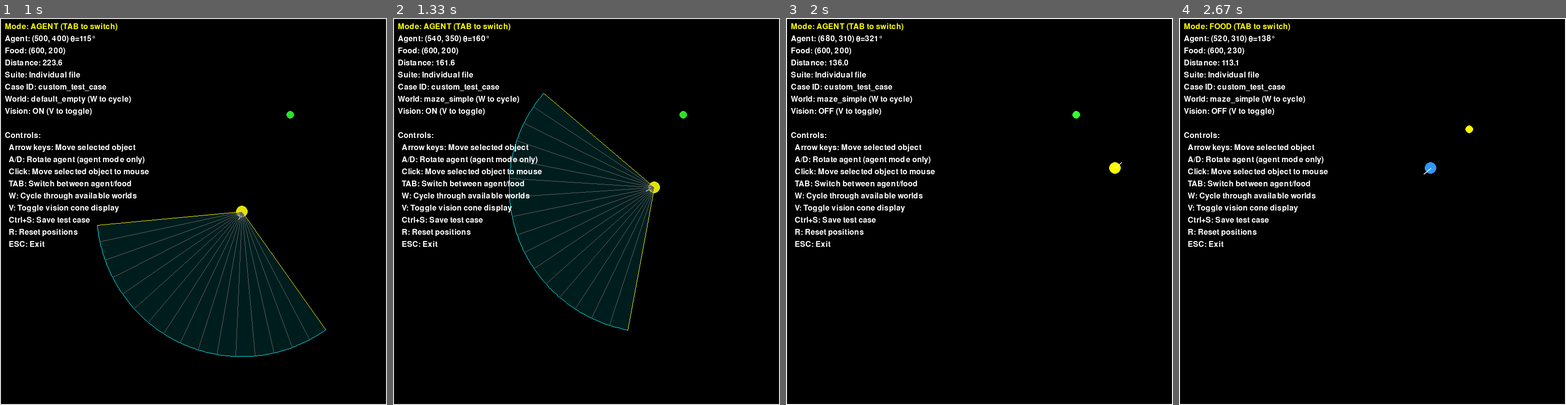
Above: before the commit, frames 1-4 (left to right).
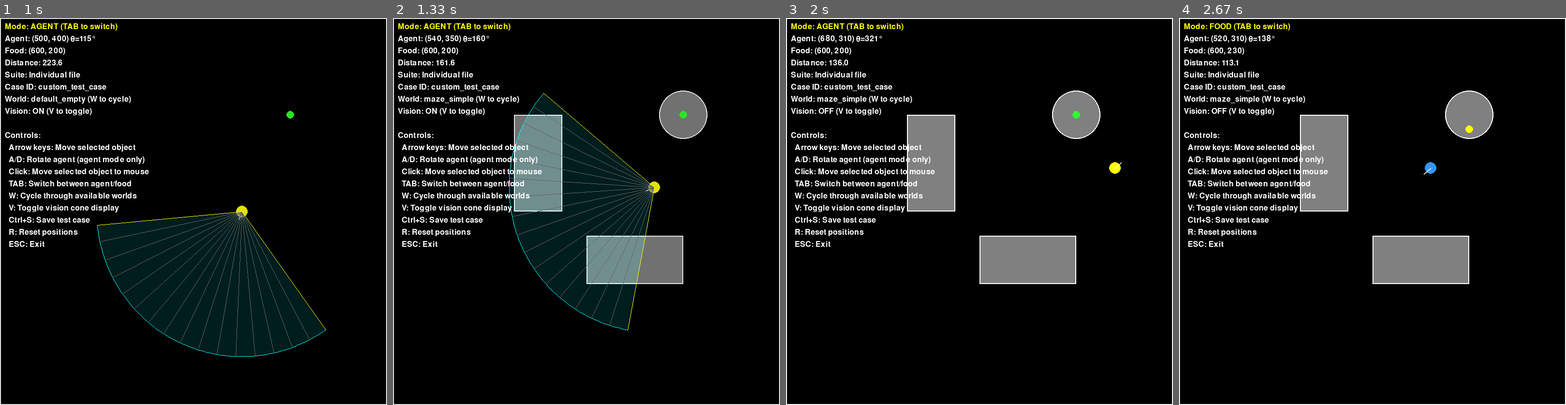
Above: after the commit, the same moments.

Repository: jdAlcorn/food_finder_sim
Game: pygame game, started from scripts/create_testcase.py
Same seed, same stepped clock (60 frames per second), same inputs: the game is played once before the commit and once after it.
Inputs:
- Up to frame 1 (1 s): tap W at 0.33 s; hold Right from 0.67 s (still down); hold D from 0.67 s (still down)
- Up to frame 2 (1.33 s): release Right at 1.13 s; release D at 1.13 s; hold Up from 1.17 s (still down); hold W from 1.17 s (still down)
- Up to frame 3 (2 s): release Up at 1.47 s; release W at 1.47 s; hold Right 1.5-1.97 s; hold D 1.5-1.97 s; tap V at 1.65 s
- Up to frame 4 (2.67 s): hold Left 2-2.53 s; hold A 2-2.53 s; hold Tab from 2.57 s (still down); hold Down from 2.57 s (still down); hold S from 2.57 s (still down)

Frame 1 is identical in both runs. In frame 2, 7.2% of the frame differs, in the area x 31-82%, y 18-69%; in frame 3, 7.3%; in frame 4, 7.3%.

Commit message:
add worlds to test case creator

Diff:
--- a/scripts/create_testcase.py
+++ b/scripts/create_testcase.py
@@ -96,6 +96,10 @@
         self.available_worlds = list_available_worlds()
         self.current_world_idx = 0  # Index into available_worlds (0 = default_empty)
 
+        # World geometry cache
+        self.current_world = None
+        self.world_obstacles = []  # List of obstacle shapes for rendering
+
         # Movement speed
         self.move_speed = 5.0
         self.rotation_speed = 0.1
@@ -131,6 +135,7 @@
                     # Cycle through available worlds
                     self.current_world_idx = (self.current_world_idx + 1) % len(self.available_worlds)
                     self.world_id = self.available_worlds[self.current_world_idx] if self.current_world_idx > 0 else None
+                    self.load_world_geometry()  # Load new world geometry
 
             elif event.type == pygame.MOUSEBUTTONDOWN:
                 if event.button == 1:  # Left click
@@ -196,6 +201,55 @@
         self.food_x = self.config.world_width * 0.75
         self.food_y = self.config.world_height * 0.25
 
+    def load_world_geometry(self):
+        """Load and cache world geometry for rendering"""
+        self.world_obstacles = []
+
+        if self.world_id and self.world_id != "default_empty":
+            try:
+                self.current_world = load_world(self.world_id)
+
+                # Convert world geometry to renderable obstacles
+                # Rectangle obstacles
+                for rect in self.current_world.geometry.rectangles:
+                    # Convert center+size to corner coordinates
+                    half_w = rect.width / 2
+                    half_h = rect.height / 2
+                    x1, y1 = rect.x - half_w, rect.y - half_h
+                    x2, y2 = rect.x + half_w, rect.y + half_h
+
+                    self.world_obstacles.append({
+                        'type': 'rectangle',
+                        'x1': x1, 'y1': y1, 'x2': x2, 'y2': y2,
+                        'color': (128, 128, 128)  # Gray
+                    })
+
+                # Circle obstacles
+                for circle in self.current_world.geometry.circles:
+                    self.world_obstacles.append({
+                        'type': 'circle',
+                        'x': circle.x, 'y': circle.y, 'radius': circle.radius,
+                        'color': (128, 128, 128)  # Gray
+                    })
+
+                # Segment obstacles
+                for segment in self.current_world.geometry.segments:
+                    self.world_obstacles.append({
+                        'type': 'segment',
+                        'x1': segment.x1, 'y1': segment.y1,
+                        'x2': segment.x2, 'y2': segment.y2,
+                        'color': (128, 128, 128)  # Gray
+                    })
+
+                print(f"Loaded world '{self.world_id}' with {len(self.world_obstacles)} obstacles")
+
+            except Exception as e:
+                print(f"Error loading world '{self.world_id}': {e}")
+                self.current_world = None
+                self.world_obstacles = []
+        else:
+            self.current_world = None
+
     def render(self):
         """Render the current state"""
         self.screen.fill(self.BLACK)
@@ -203,6 +257,25 @@
         # Draw border
         pygame.draw.rect(self.screen, self.WHITE,
                         (0, 0, self.config.world_width, self.config.world_height), 2)
+
+        # Draw world obstacles
+        for obstacle in self.world_obstacles:
+            if obstacle['type'] == 'rectangle':
+                x1, y1, x2, y2 = obstacle['x1'], obstacle['y1'], obstacle['x2'], obstacle['y2']
+                width = x2 - x1
+                height = y2 - y1
+                pygame.draw.rect(self.screen, obstacle['color'], (x1, y1, width, height))
+                pygame.draw.rect(self.screen, self.WHITE, (x1, y1, width, height), 2)  # Outline
+
+            elif obstacle['type'] == 'circle':
+                pygame.draw.circle(self.screen, obstacle['color'],
+                                 (int(obstacle['x']), int(obstacle['y'])), int(obstacle['radius']))
+                pygame.draw.circle(self.screen, self.WHITE,
+                                 (int(obstacle['x']), int(obstacle['y'])), int(obstacle['radius']), 2)  # Outline
+
+            elif obstacle['type'] == 'segment':
+                pygame.draw.line(self.screen, obstacle['color'],
+                               (obstacle['x1'], obstacle['y1']), (obstacle['x2'], obstacle['y2']), 3)
 
         # Draw food
         food_color = self.YELLOW if self.mode == "food" else self.GREEN
@@ -416,6 +489,9 @@
         print("Use Ctrl+S to save the current configuration")
         print()
 
+        # Load initial world geometry
+        self.load_world_geometry()
+
         while self.running:
             self.handle_events()
             self.render()
@@ -436,8 +512,27 @@
                        help='Maximum steps for test case (default: 600)')
     parser.add_argument('--notes', type=str, default='Custom test case created interactively',
                        help='Description/notes for test case')
+    parser.add_argument('--world', type=str, default=None,
+                       help='Initial world to load (default: default_empty, use --list-worlds to see options)')
+    parser.add_argument('--list-worlds', action='store_true',
+                       help='List available worlds and exit')
 
     args = parser.parse_args()
+
+    # List worlds if requested
+    if args.list_worlds:
+        worlds = list_available_worlds()
+        print("Available worlds:")
+        for world_id in worlds:
+            if world_id == "default_empty":
+                print(f"  - {world_id} (default)")
+            else:
+                try:
+                    world = load_world(world_id)
+                    print(f"  - {world_id}: {world.description}")
+                except Exception as e:
+                    print(f"  - {world_id}: (error loading: {e})")
+        return
 
     # Create simulation config
     config = SimulationConfig()
@@ -448,6 +543,19 @@
     creator.max_steps = args.max_steps
     creator.notes = args.notes
 
+    # Set initial world if specified
+    if args.world:
+        available_worlds = list_available_worlds()
+        if args.world in available_worlds:
+            creator.world_id = args.world
+            creator.current_world_idx = available_worlds.index(args.world)
+            print(f"Starting with world: {args.world}")
+        else:
+            print(f"Warning: World '{args.world}' not found. Available worlds:")
+            for world_id in available_worlds:
+                print(f"  - {world_id}")
+            print("Starting with default world.")
+
     creator.run()
 
 
